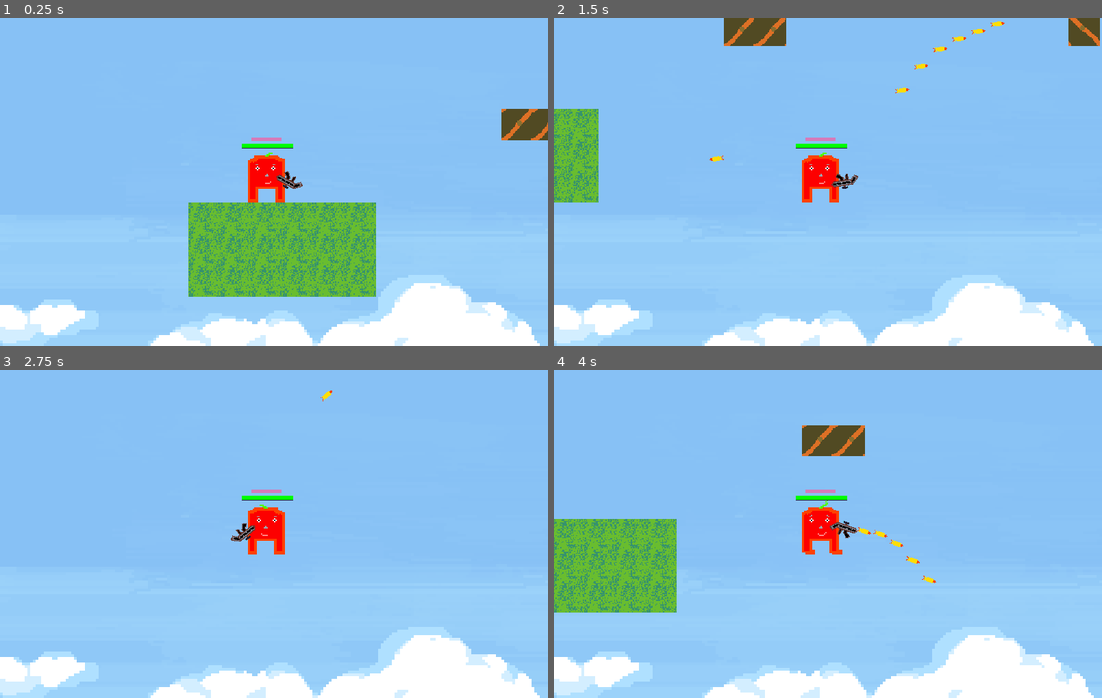
Above: before the commit, frames 1-4 (two rows, left to right).
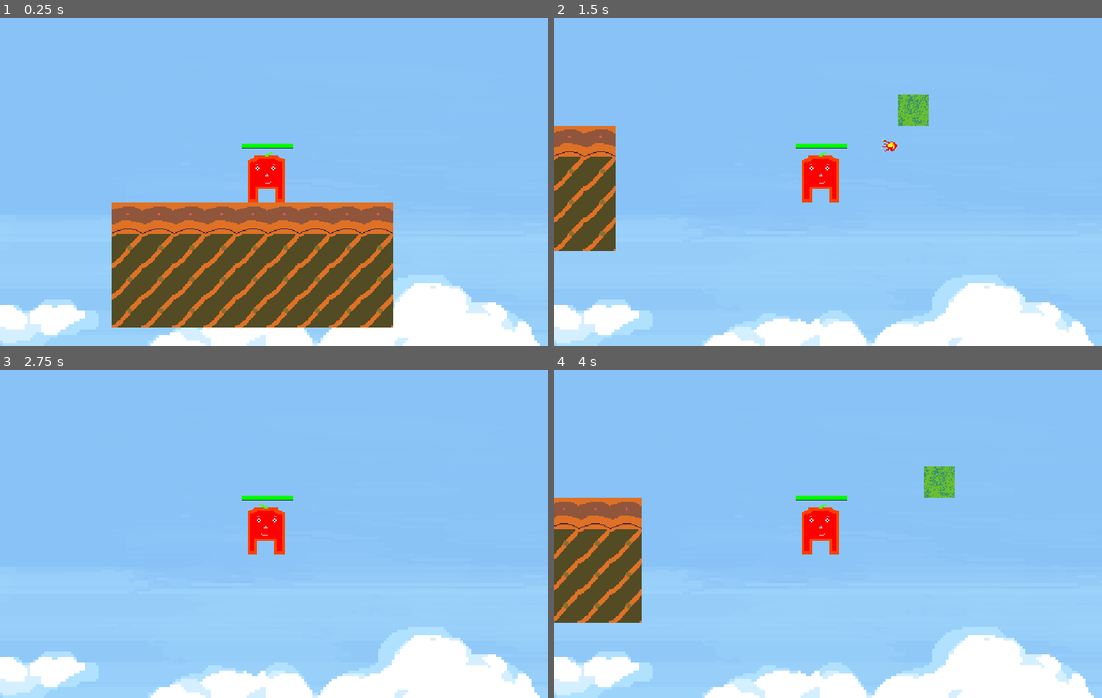
Above: after the commit, the same moments.

Repository: nicusor43/A-Tomato-s-Journey-to-Freedom
Game: Godot game, scene res://Scenes/Level2.tscn
Two runs of this game, one before a commit and one after it. Both use one fixed random seed, a clock stepped at 60 frames per second and the inputs below. This scene is started directly instead of the project's main scene.
Inputs (mouse positions are in pixels of both pictures, inside the frame that each line leads up to):
- Up to frame 1 (0.25 s): no input
- Up to frame 2 (1.5 s): tap Enter (ui_accept) at 0.5, 0.77 s; move the mouse to (948, 165) at 0.52 s; hold Tab (ui_focus_next) 0.53-1.28 s; hold Right (ui_right) from 0.53 s (still down); move the mouse to (718, 198) at 1.27 s; tap Tab (ui_focus_next) at 1.35 s
- Up to frame 3 (2.75 s): tap Enter (ui_accept) at 1.52 s; move the mouse to (328, 461) at 2.02 s; release Right (ui_right) at 2.03 s; hold Left (ui_left) from 2.03 s (still down); hold Tab (ui_focus_next) from 2.03 s (still down)
- Up to frame 4 (4 s): tap Enter (ui_accept) at 2.75, 3.02, 3.77 s; move the mouse to (800, 599) at 2.77 s; release Left (ui_left) at 2.78 s; release Tab (ui_focus_next) at 2.78 s; hold Right (ui_right) from 2.78 s (still down); tap Tab (ui_focus_next) at 2.85 s; move the mouse to (992, 583) at 3.52 s; hold Tab (ui_focus_next) from 3.53 s (still down)

The runs differ from the first frame. In frame 1, 21% of the frame differs, in the area x 20-100%, y 27-95%; in frame 2, 7.1%; in frame 3, 0.2%; in frame 4, 9.9%.

Commit message:
make the game work on mobile i guess

Diff:
--- a/Scenes/Level2.tscn
+++ b/Scenes/Level2.tscn
@@ -29,7 +29,7 @@
 position = Vector2( 377, 197 )
 
 [node name="Player" parent="." instance=ExtResource( 1 )]
-position = Vector2( 2897, -276 )
+position = Vector2( -1.98651, 8.1768 )
 
 [node name="TileMap" type="TileMap" parent="."]
 position = Vector2( 0, -3 )
--- a/Scenes/Player.tscn
+++ b/Scenes/Player.tscn
@@ -10,6 +10,9 @@
 [ext_resource path="res://assets/Sprites/SlowMoBack.png" type="Texture" id=8]
 [ext_resource path="res://assets/Sprites/SlowMoProg.png" type="Texture" id=9]
 [ext_resource path="res://Scripts/SlowMoBar.gd" type="Script" id=10]
+[ext_resource path="res://buton.png" type="Texture" id=11]
+[ext_resource path="res://buton_A.png" type="Texture" id=12]
+[ext_resource path="res://buton_B.png" type="Texture" id=13]
 
 [sub_resource type="RectangleShape2D" id=1]
 extents = Vector2( 18, 21 )
@@ -29,7 +32,20 @@
 "values": [ 0, 1 ]
 }
 
+[sub_resource type="RectangleShape2D" id=3]
+extents = Vector2( 15, 15 )
+
+[sub_resource type="RectangleShape2D" id=4]
+extents = Vector2( 15, 15 )
+
+[sub_resource type="CircleShape2D" id=5]
+radius = 15.0
+
+[sub_resource type="CircleShape2D" id=6]
+radius = 15.0
+
 [node name="Player" type="KinematicBody2D"]
+z_index = 4
 script = ExtResource( 1 )
 MAX_SPEED = 400
 ACCELERATION = 1800
@@ -47,8 +63,6 @@
 position = Vector2( 8, -1 )
 current = true
 zoom = Vector2( 0.7, 0.7 )
-drag_margin_h_enabled = false
-drag_margin_v_enabled = false
 
 [node name="ParallaxBackground" type="ParallaxBackground" parent="."]
 scroll_ignore_camera_zoom = true
@@ -61,7 +75,7 @@
 [node name="PlayerNode" type="Node2D" parent="."]
 
 [node name="Sprite" type="Sprite" parent="PlayerNode"]
-position = Vector2( -7.62939e-006, 1 )
+position = Vector2( -7.62939e-06, 1 )
 scale = Vector2( 1.35268, 1.27681 )
 texture = ExtResource( 3 )
 hframes = 2
@@ -107,6 +121,43 @@
 [node name="SlowMoTimer" type="Timer" parent="."]
 
 [node name="SlowMoRecovery" type="Timer" parent="."]
+
+[node name="right" type="TouchScreenButton" parent="."]
+position = Vector2( -77.9574, 124.609 )
+rotation = 3.14159
+scale = Vector2( 2.56908, 2.44572 )
+normal = ExtResource( 11 )
+shape = SubResource( 3 )
+action = "ui_right"
+visibility_mode = 1
+
+[node name="left" type="TouchScreenButton" parent="."]
+position = Vector2( -248.291, 44.8434 )
+scale = Vector2( 2.53783, 2.50822 )
+normal = ExtResource( 11 )
+shape = SubResource( 4 )
+action = "ui_left"
+visibility_mode = 1
+
+[node name="shoot" type="TouchScreenButton" parent="."]
+position = Vector2( 184.175, 16.8319 )
+scale = Vector2( 2.29288, 2.20845 )
+normal = ExtResource( 13 )
+shape = SubResource( 5 )
+action = "ui_focus_next"
+visibility_mode = 1
+
+[node name="jump" type="TouchScreenButton" parent="."]
+position = Vector2( 118.301, 74.9799 )
+scale = Vector2( 2.16788, 2.14595 )
+z_index = 3
+z_as_relative = false
+normal = ExtResource( 12 )
+shape = SubResource( 6 )
+action = "ui_up"
+visibility_mode = 1
 [connection signal="timeout" from="ShootTimer" to="." method="_on_ShootTimer_timeout"]
 [connection signal="timeout" from="SlowMoTimer" to="." method="_on_SlowMoTimer_timeout"]
 [connection signal="timeout" from="SlowMoRecovery" to="." method="_on_SlowMoRecovery_timeout"]
+[connection signal="pressed" from="shoot" to="." method="_on_shoot_pressed"]
+[connection signal="released" from="shoot" to="." method="_on_shoot_released"]
--- a/project.godot
+++ b/project.godot
@@ -46,6 +46,7 @@
 
 [rendering]
 
+quality/driver/driver_name="GLES2"
 vram_compression/import_etc=true
 vram_compression/import_etc2=false
 environment/default_environment="res://default_env.tres"
Not shown, added: .mono/metadata/ide_server_meta.txt
Not shown: 1 places in Scenes/Player.tscn that only renumber resources
Binary file added: buton.png
Binary file added: buton_A.png
Binary file added: buton_B.png
Not shown, changed: export_presets.cfg
Not shown, added: A Tomato's Journey to Freedom.apk
